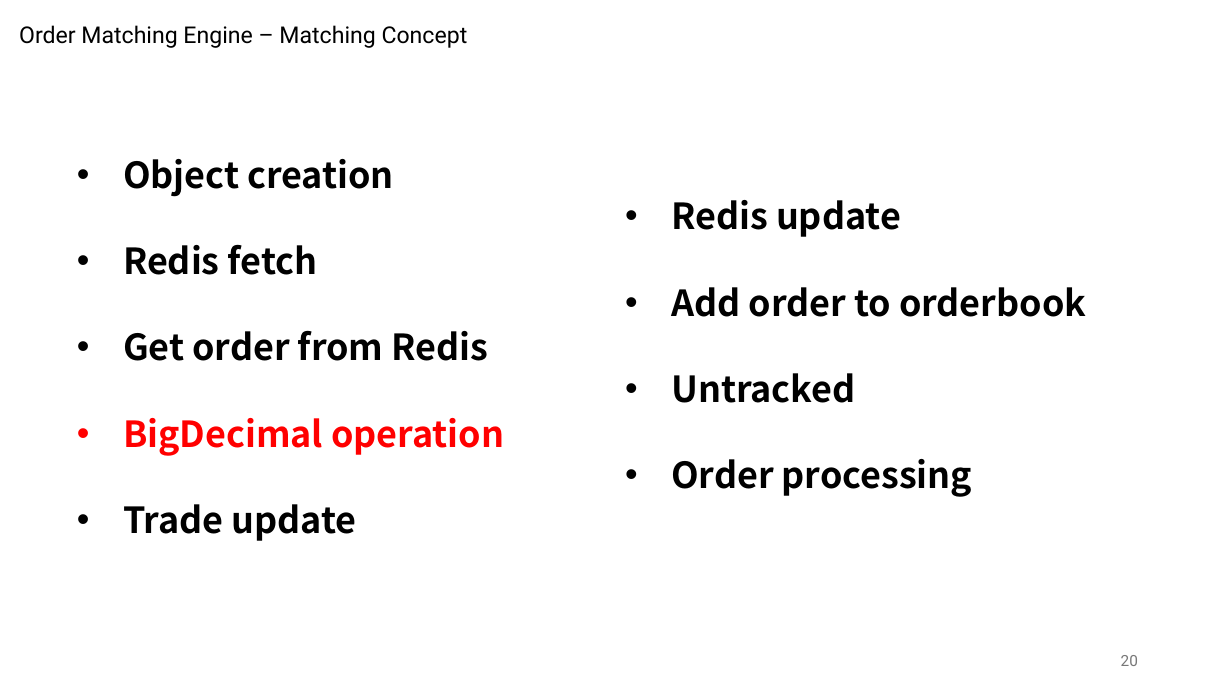
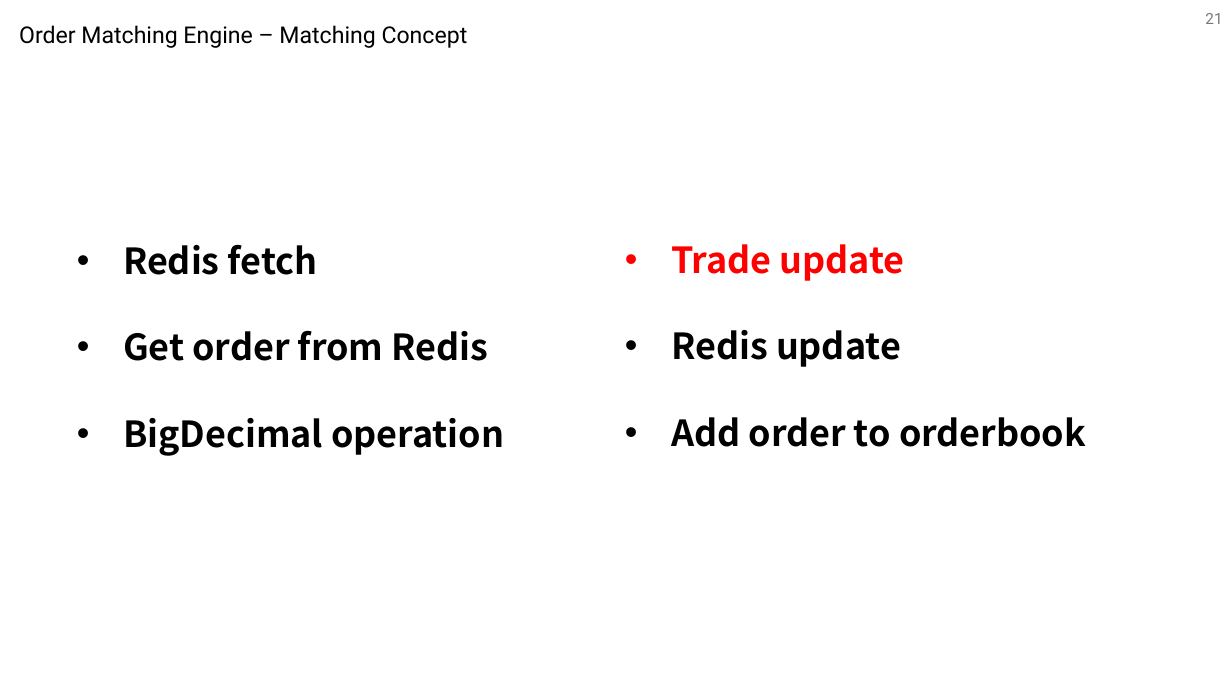
Before and after one commit to TerryChengTW/Dc3n, a slide deck: slide 21 of matching.pptx (slide 20 before the commit). Drawn at 1232x693 pixels with LibreOffice and Linux fonts; fonts in the diff are those of the drawing. Boxes give left, top, right and bottom in pixels: in the first picture for what was removed or moved away, otherwise in the second. Text is boxed around its words. In the diff, an @@ line names an element or a change of style, - is before the commit and + after.

```diff
--- a/matching.pptx
+++ b/matching.pptx
@@ page number added at [1205, 13, 1222, 24], 12 pt, text #797979 @@
+21
@@ text at [123, 159, 394, 197]: paragraph removed @@
-• Object creation
@@ text "Redis fetch": place and size @@
-text "Redis fetch" at [123, 159, 504, 541]
+text "Redis fetch" at [123, 245, 504, 456]
@@ text "Trade update": place and size @@
-text "Trade update" at [671, 200, 1086, 497]
+text "Trade update" at [671, 244, 1086, 447]
@@ text at [671, 244, 905, 281]: paragraph added @@
+• Trade update
@@ text at [671, 373, 972, 497]: paragraphs removed @@
-• Untracked
-• Order processing
@@ text at [123, 418, 504, 456]: text colour #FF0000 to #000000 in "BigDecimal operation" @@
@@ text at [123, 504, 357, 541]: paragraph removed @@
-• Trade update
@@ page number removed at [1121, 655, 1138, 666] @@
-20
```
Also in this commit, not shown: 37 other slides changed, 4 slides added, 5 slides removed, 4 other files.
